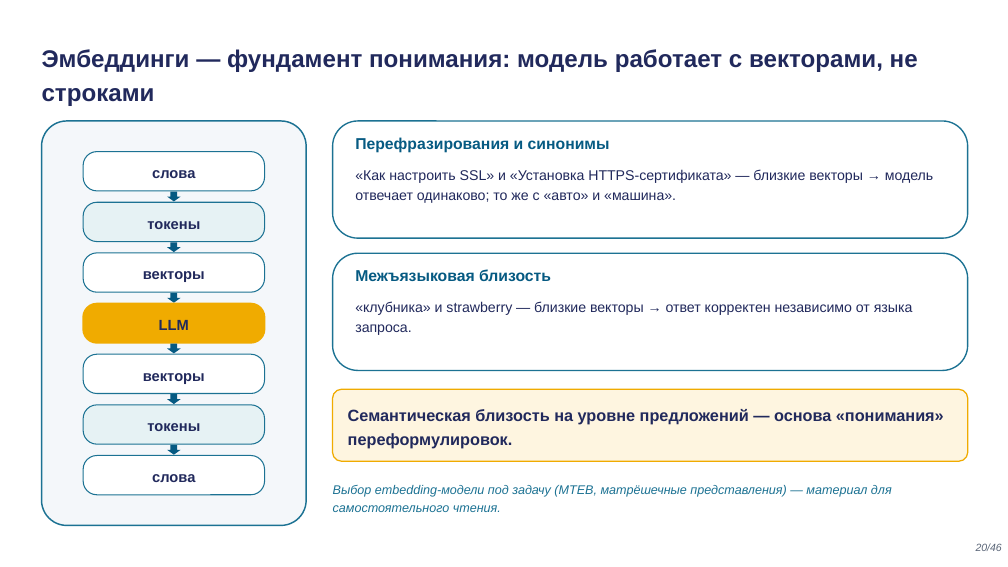
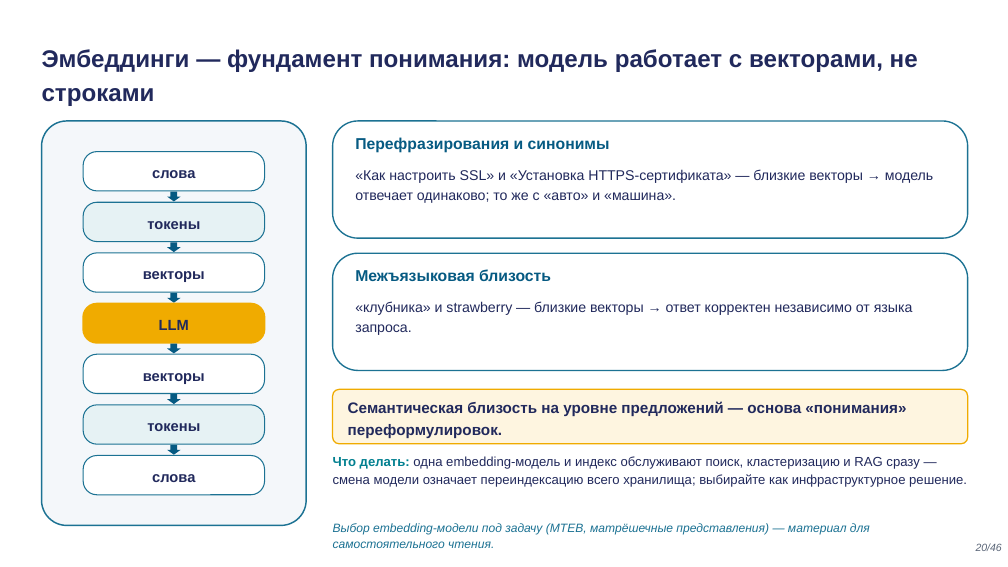
Before and after one commit to tellina-study/AI-usage-lessons, a slide deck: slide 20 of library/lectures/lec-02/rendered/lec-02.pptx. Drawn at 1008x567 pixels with LibreOffice and Linux fonts; fonts in the diff are those of the drawing. Boxes give left, top, right and bottom in pixels: in the first picture for what was removed or moved away, otherwise in the second. Text is boxed around its words. In the diff, an @@ line names an element or a change of style, - is before the commit and + after.

```diff
--- a/library/lectures/lec-02/rendered/lec-02.pptx
+++ b/library/lectures/lec-02/rendered/lec-02.pptx
@@ rounded rectangle: place and size @@
-rounded rectangle at bbox=[333, 389, 968, 461]
+rounded rectangle at bbox=[333, 389, 968, 444]
@@ text "Семантическая близость на уровне предложений ..." at bbox=[348, 401, 906, 438]: size 15.5 to 14.5 pt @@
@@ text added at bbox=[333, 456, 967, 487], 12.5 pt, text #21295C @@
+Что делать: одна embedding-модель и индекс обслуживают поиск, кластеризацию и RAG сразу — смена модели означает переиндексацию всего хранилища; выбирайте как инфраструктурное решение.
@@ text "Выбор embedding-модели под задачу (MTEB, ...": place and size @@
-text "Выбор embedding-модели под задачу (MTEB, ..." at bbox=[333, 485, 892, 512]
+text "Выбор embedding-модели под задачу (MTEB, ..." at bbox=[333, 523, 870, 548]
@@ text "Выбор embedding-модели под задачу (MTEB, ..." at bbox=[333, 523, 870, 548]: size 12 to 11.5 pt @@
```
Also in this commit, not shown: 7 other slides changed, 12 other files.
